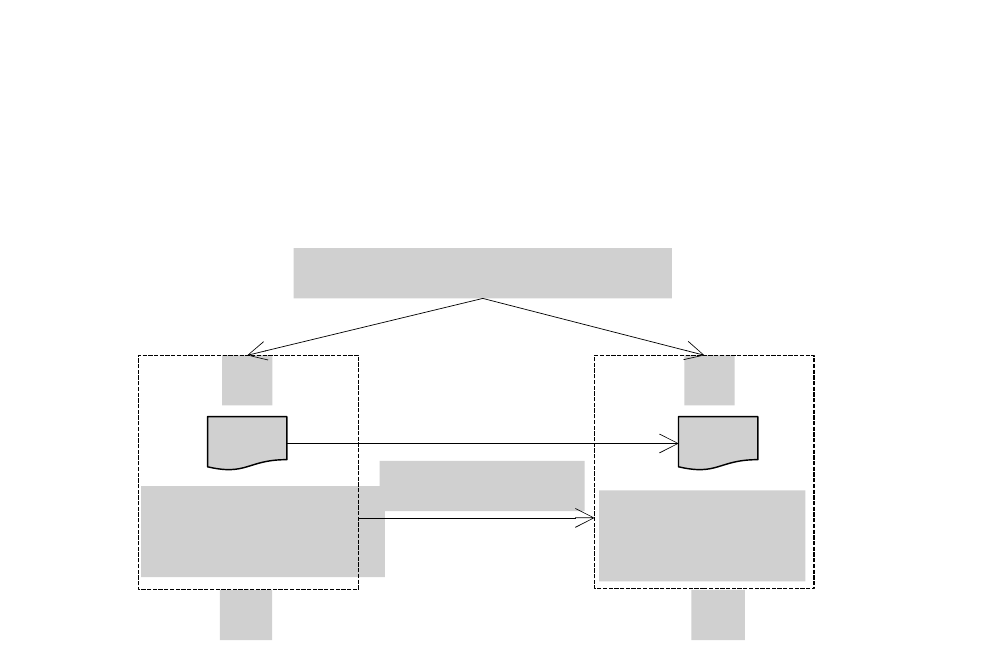
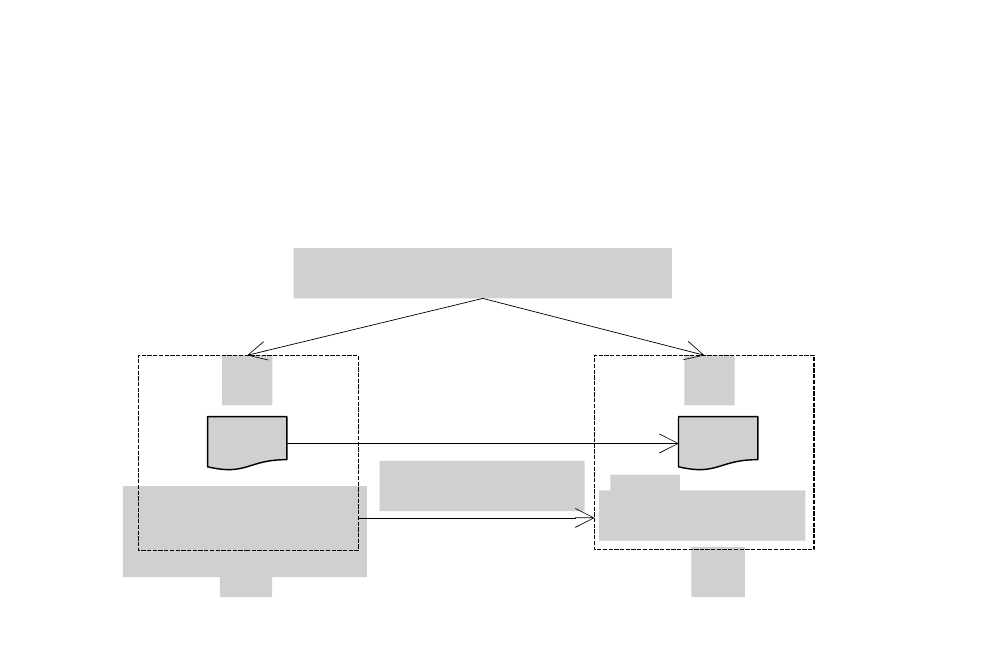
Before and after one commit to herumi/ango-src, a slide deck: slide 1 of img/mac.pptx. Drawn at 1008x655 pixels with LibreOffice and Linux fonts; fonts in the diff are those of the drawing; grey boxes stand for pictures. Boxes give left, top, right and bottom in pixels: in the first picture for what was removed or moved away, otherwise in the second. Text is boxed around its words. In the diff, an @@ line names an element or a change of style, - is before the commit and + after.

```diff
--- a/img/mac.pptx
+++ b/img/mac.pptx
@@ rectangle: place and size @@
-rectangle at <box>139,355,359,589</box>
+rectangle at <box>139,355,359,550</box>
@@ rectangle: place and size @@
-rectangle at <box>595,355,814,589</box>
+rectangle at <box>595,355,814,548</box>
@@ picture added at <box>611,476,681,526</box> @@
@@ picture: place and size @@
-picture at <box>141,486,385,577</box>
+picture at <box>123,486,367,577</box>
@@ picture: place and size @@
-picture at <box>599,490,804,581</box>
+picture at <box>599,490,804,540</box>
@@ picture added at <box>220,546,272,597</box> @@
@@ picture added at <box>691,546,746,597</box> @@
@@ picture removed at <box>220,591,272,641</box> @@
@@ picture removed at <box>691,591,746,641</box> @@
```
Also in this commit, not shown: 7 other files.
